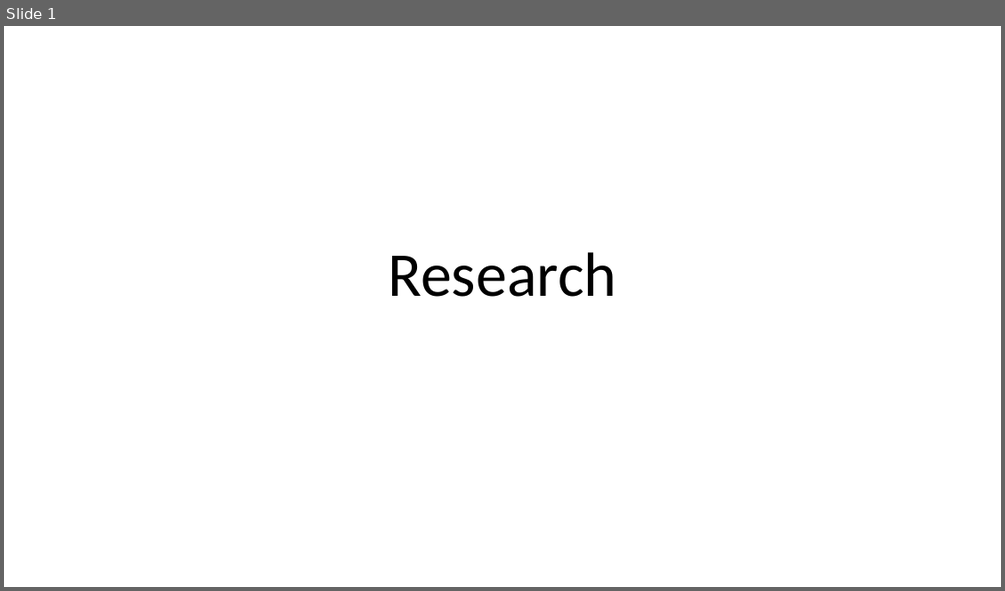
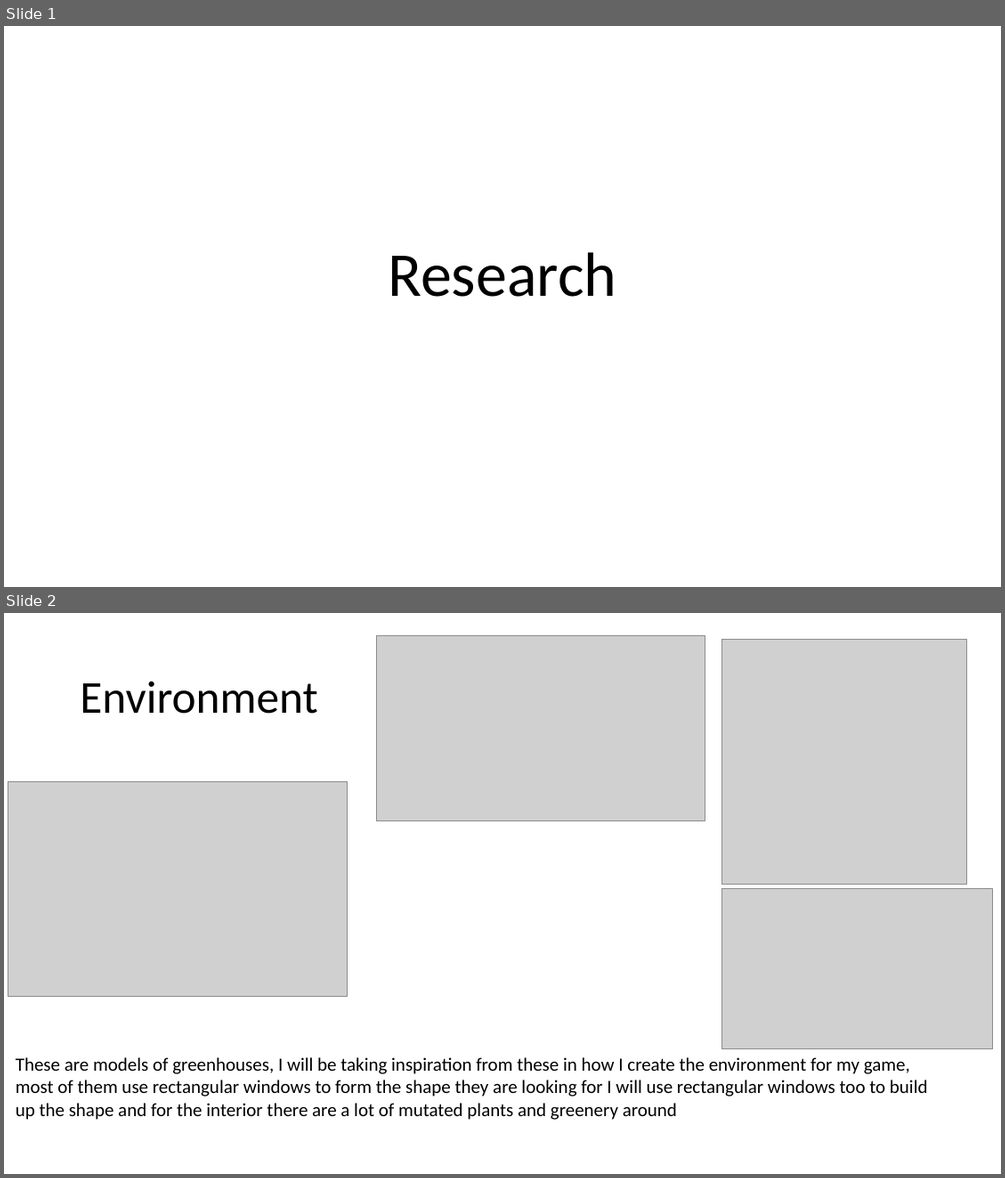
Before and after one commit to jjarhead24/Gnomes-on-the-roam, a slide deck: Research.pptx. Shown one above the other, each under a label of ours: slide 1 before the commit, slides 1 and 2 after it. The pictures are 1005x591 and 1005x1178 pixels, drawn with LibreOffice and Linux fonts; fonts in the diff are those of the drawing; grey boxes stand for pictures. Boxes give left, top, right and bottom in pixels: in the first picture for what was removed or moved away, otherwise in the second. Text is boxed around its words. In the diff, an @@ line names an element or a change of style, - is before the commit and + after.

Commit message:
work done
added planter model files
added more to various docs like asset list and research

```diff
--- a/Research.pptx
+++ b/Research.pptx
@@ slide 2 added at (4,613,1001,1174), background #FFFFFF @@
@@ picture added at (376,635,705,821) @@
@@ picture added at (722,639,967,884) @@
@@ title added at (80,681,317,714), 44 pt, text #000000 @@
+Environment
@@ picture added at (8,781,348,997) @@
@@ picture added at (722,889,993,1049) @@
@@ text added at (16,1057,928,1119), 18 pt, text #000000 @@
+These are models of greenhouses, I will be taking inspiration from these in how I create the environment for my game, most of them use rectangular windows to form the shape they are looking for I will use rectangular windows too to build up the shape and for the interior there are a lot of mutated plants and greenery around
```
Also in this commit, not shown: 2 other slides added, 3 slides removed, 3 other files.
